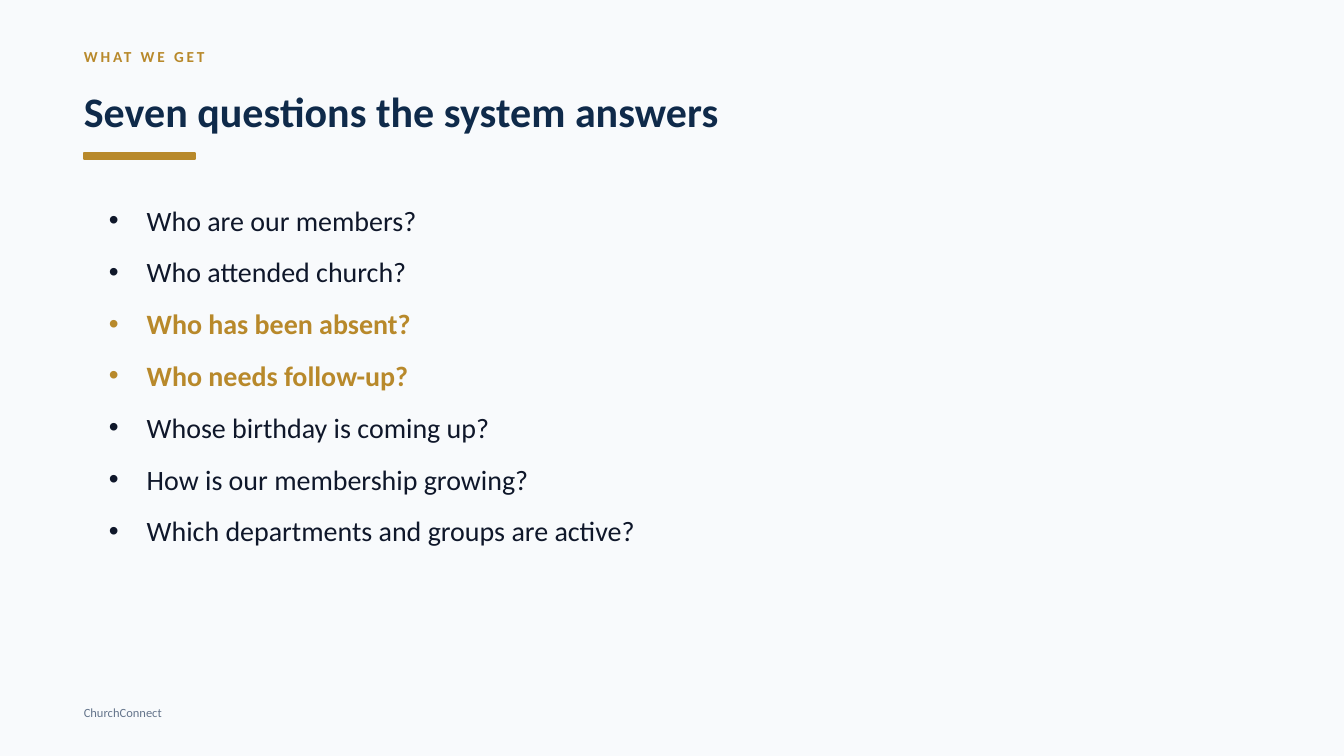
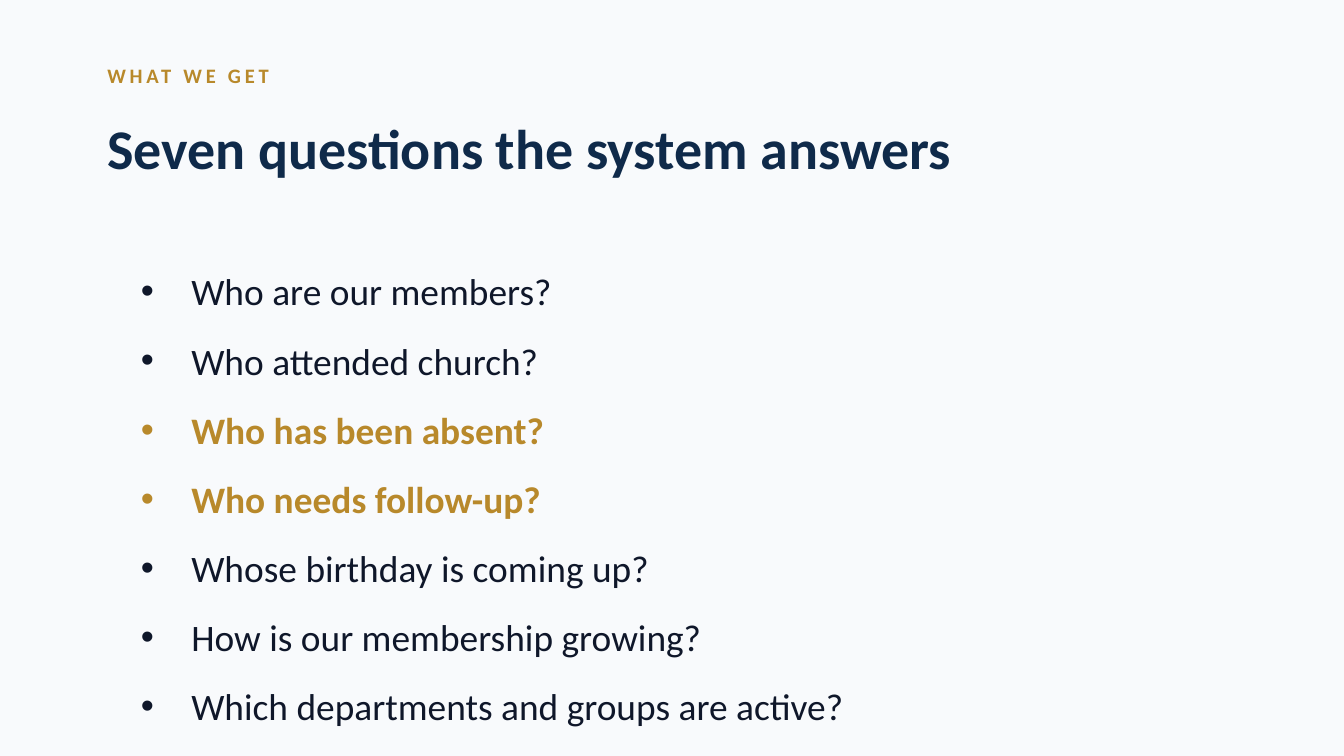
Before and after one commit to nhanhayhaw/ChurchCONNECT, a slide deck: slide 4 of docs/ChurchConnect-Leadership-Presentation.pptx. Drawn at 1344x756 pixels with LibreOffice and Linux fonts; fonts in the diff are those of the drawing; background and template pictures are left out. Boxes give left, top, right and bottom in pixels: in the first picture for what was removed or moved away, otherwise in the second. Text is boxed around its words. In the diff, an @@ line names an element or a change of style, - is before the commit and + after.

```diff
--- a/docs/ChurchConnect-Leadership-Presentation.pptx
+++ b/docs/ChurchConnect-Leadership-Presentation.pptx
@@ text "WHAT WE GET": place and size @@
-text "WHAT WE GET" at [71, 43, 1271, 71]
+text "WHAT WE GET" at [94, 56, 1344, 94]
@@ text "WHAT WE GET" at [94, 56, 1344, 94]: size 8.2 to 11 pt, letter spacing 1.5 to 2 pt @@
@@ text "Seven questions the system answers": place and size @@
-text "Seven questions the system answers" at [84, 97, 718, 134]
+text "Seven questions the system answers" at [107, 129, 952, 178]
@@ text "Seven questions the system answers" at [107, 129, 952, 178]: size 22.5 to 30 pt @@
@@ rectangle removed at [83, 153, 194, 159] @@
@@ text "Who are our members?": place and size @@
-text "Who are our members?" at [147, 211, 635, 546]
+text "Who are our members?" at [191, 279, 843, 727]
@@ text "Who are our members?" at [191, 279, 843, 727]: size 15 to 20 pt; indent changed; more space between paragraphs @@
@@ text removed at [84, 708, 162, 717] @@
-ChurchConnect
```
Also in this commit, not shown: 20 other slides changed, 1 slide added, 11 other files.
